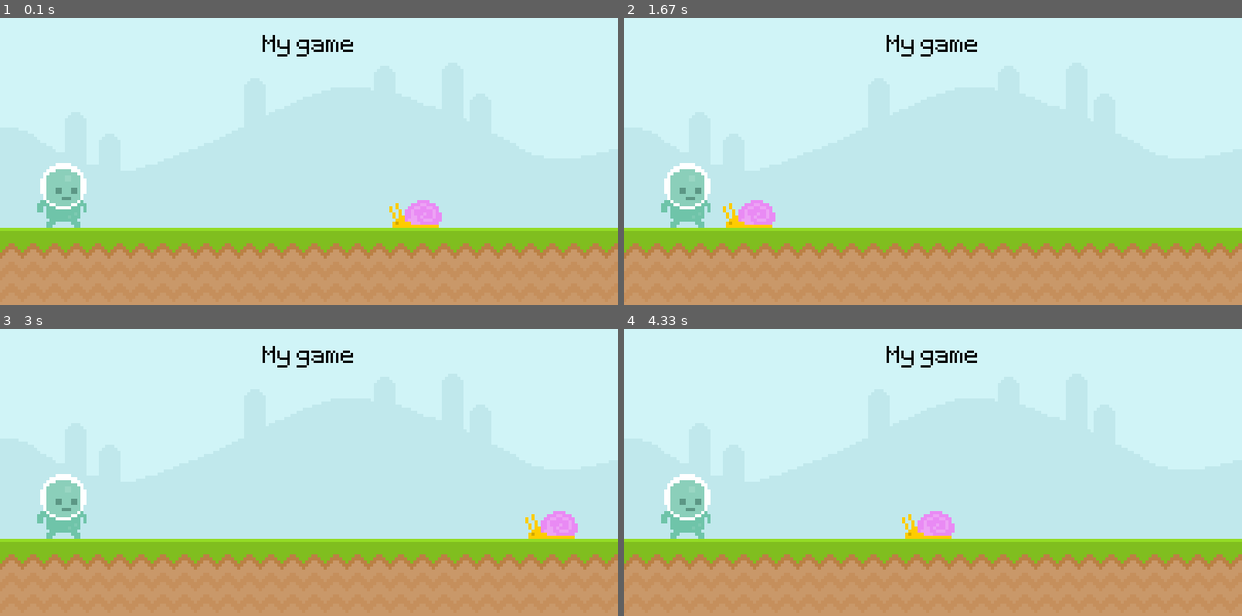
Above: before the commit, frames 1-4 (two rows, left to right).
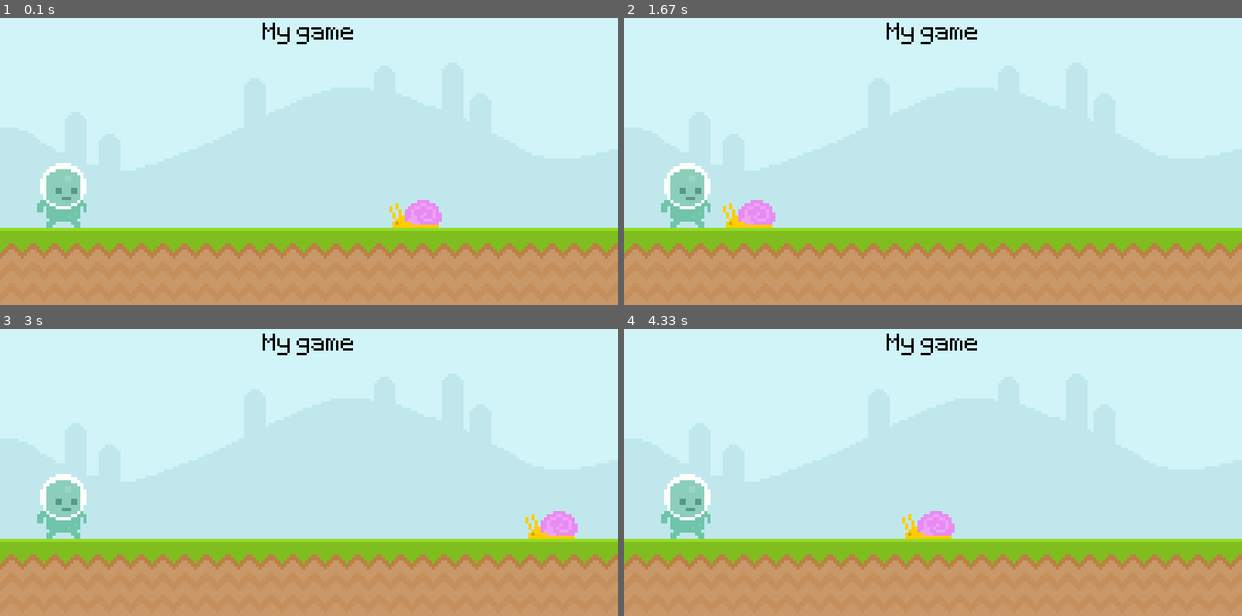
Above: after the commit, the same moments.

Repository: ohdana/The-ultimate-introduction-to-Pygame
Game: pygame game, started from runner.py
The game is run twice, just before and just after one commit, with the same random seed, the same clock (stepped at 60 frames per second) and the same inputs.
Inputs:
- Up to frame 1 (0.1 s): no input
- Up to frame 2 (1.67 s): no input
- Up to frame 3 (3 s): no input
- Up to frame 4 (4.33 s): no input

The runs differ from the first frame. In frame 1, 0.6% of the frame differs, in the area x 42-58%, y 1-14%; in frame 2, 0.6%; in frame 3, 0.6%; in frame 4, 0.6%.

Commit message:
middle -> center for the score rectangle

Diff:
--- a/runner.py
+++ b/runner.py
@@ -15,7 +15,7 @@
 ground_surf = pygame.image.load('graphics/ground.png').convert()
 
 score_surf = font.render('My game', False, 'Black')
-score_rect = score_surf.get_rect(midtop = (400, 50))
+score_rect = score_surf.get_rect(center = (400, 50))
 
 snail_surf = pygame.image.load('graphics/snail/snail1.png').convert_alpha()
 snail_rect = snail_surf.get_rect(bottomright = (600, 300))
